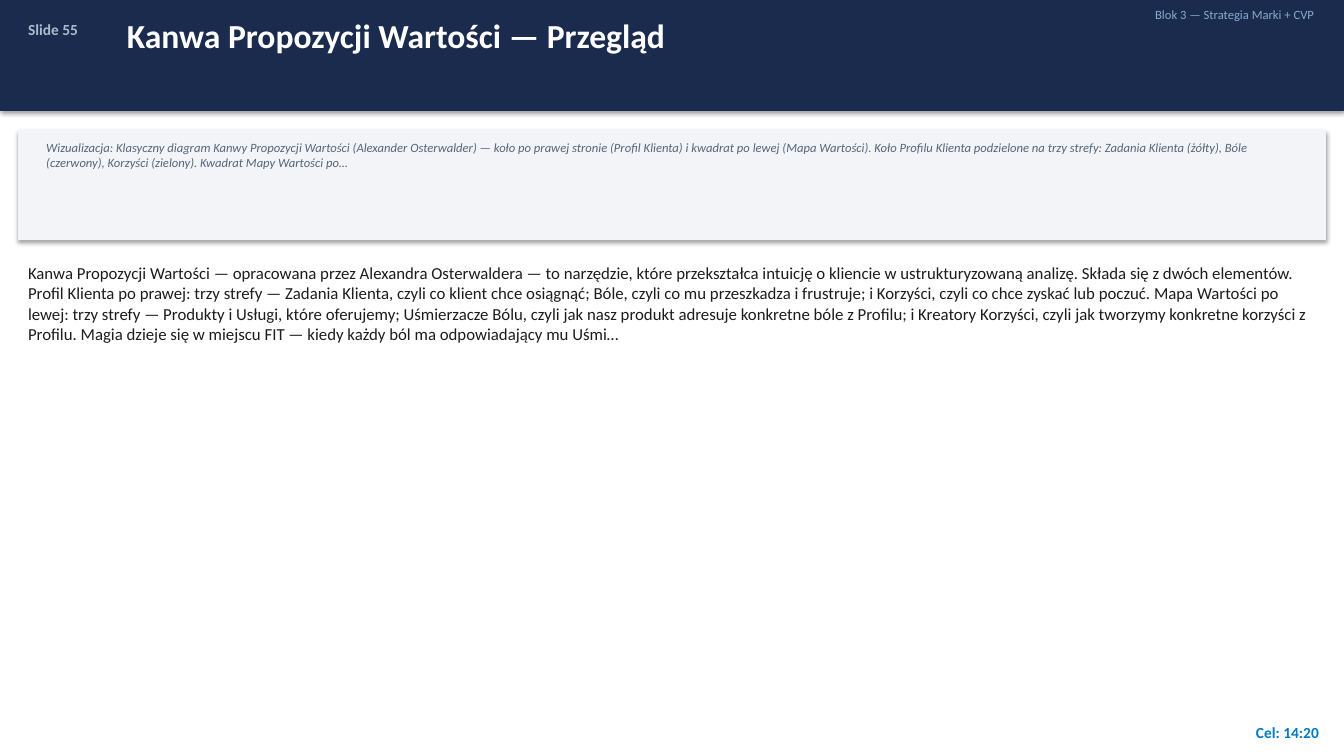
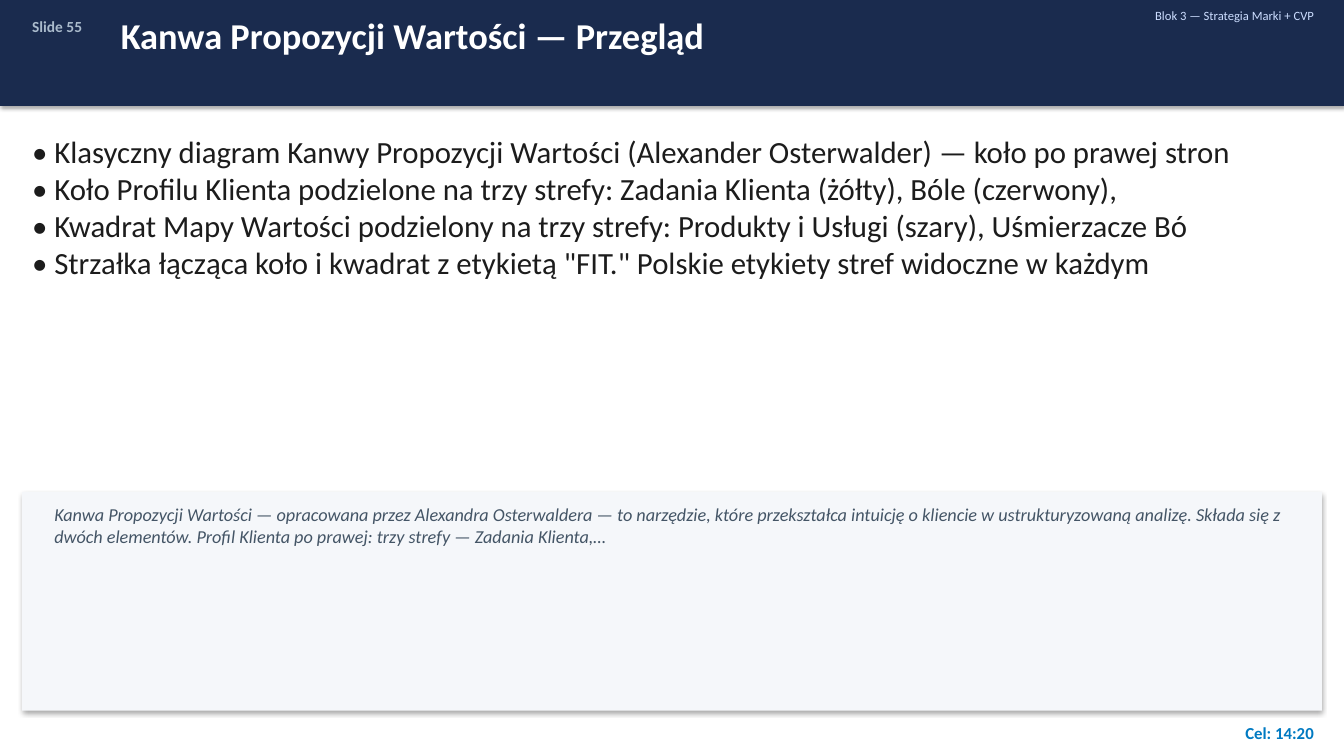
Before and after one commit to porwisz/marketing-zajecia, a slide deck: slide 55 of course-materials/Strategia_Marketingu_Cyfrowego.pptx. Drawn at 1344x756 pixels with LibreOffice and Linux fonts; fonts in the diff are those of the drawing. Boxes give left, top, right and bottom in pixels: in the first picture for what was removed or moved away, otherwise in the second. Text is boxed around its words. In the diff, an @@ line names an element or a change of style, - is before the commit and + after.

```diff
--- a/course-materials/Strategia_Marketingu_Cyfrowego.pptx
+++ b/course-materials/Strategia_Marketingu_Cyfrowego.pptx
@@ rectangle: place and size @@
-rectangle at bbox=[0, 0, 1344, 111]
+rectangle at bbox=[0, 0, 1344, 106]
@@ text "Slide 55": place and size @@
-text "Slide 55" at bbox=[28, 24, 78, 35]
+text "Slide 55" at bbox=[32, 21, 82, 32]
@@ text "Kanwa Propozycji Wartości — Przegląd" at bbox=[121, 23, 704, 55]: size 24 to 26 pt @@
@@ text "Blok 3 — Strategia Marki ..." at bbox=[1155, 11, 1314, 22]: text colour #88AACC to #CCDDFF @@
@@ rectangle removed at bbox=[18, 129, 1326, 240] @@
@@ text at bbox=[54, 140, 1230, 279]: text changed; size 9 to 22 pt; text colour #55657A to #1C1C1C; italic off @@
-Wizualizacja: Klasyczny diagram Kanwy Propozycji Wartości (Alexander Osterwalder) — koło po prawej stronie (Profil Klienta) i kwadrat po lewej (Mapa Wartości). Koło Profilu Klienta podzielone na trzy strefy: Zadania Klienta (żółty), Bóle (czerwony), Korzyści (zielony). Kwadrat Mapy Wartości po…
+• Klasyczny diagram Kanwy Propozycji Wartości (Alexander Osterwalder) — koło po prawej stron
+• Koło Profilu Klienta podzielone na trzy strefy: Zadania Klienta (żółty), Bóle (czerwony),
+• Kwadrat Mapy Wartości podzielony na trzy strefy: Produkty i Usługi (szary), Uśmierzacze Bó
+• Strzałka łącząca koło i kwadrat z etykietą "FIT." Polskie etykiety stref widoczne w każdym
@@ rectangle added at bbox=[22, 492, 1322, 711], fill #F5F7FA @@
@@ text at bbox=[54, 508, 1280, 546]: text changed; size 12 to 13 pt; text colour #1C1C1C to #445566; italic on @@
-Kanwa Propozycji Wartości — opracowana przez Alexandra Osterwaldera — to narzędzie, które przekształca intuicję o kliencie w ustrukturyzowaną analizę. Składa się z dwóch elementów. Profil Klienta po prawej: trzy strefy — Zadania Klienta, czyli co klient chce osiągnąć; Bóle, czyli co mu przeszkadza i frustruje; i Korzyści, czyli co chce zyskać lub poczuć. Mapa Wartości po lewej: trzy strefy — Produkty i Usługi, które oferujemy; Uśmierzacze Bólu, czyli jak nasz produkt adresuje konkretne bóle z Profilu; i Kreatory Korzyści, czyli jak tworzymy konkretne korzyści z Profilu. Magia dzieje się w miejscu FIT — kiedy każdy ból ma odpowiadający mu Uśmi…
+Kanwa Propozycji Wartości — opracowana przez Alexandra Osterwaldera — to narzędzie, które przekształca intuicję o kliencie w ustrukturyzowaną analizę. Składa się z dwóch elementów. Profil Klienta po prawej: trzy strefy — Zadania Klienta,…
@@ text "Cel: 14:20": place and size @@
-text "Cel: 14:20" at bbox=[1256, 727, 1318, 738]
+text "Cel: 14:20" at bbox=[1245, 727, 1314, 739]
@@ text "Cel: 14:20" at bbox=[1245, 727, 1314, 739]: size 11 to 12 pt @@
```
Also in this commit, not shown: 81 other slides changed, 3 slides added, 3 slides removed, 1 other file.
